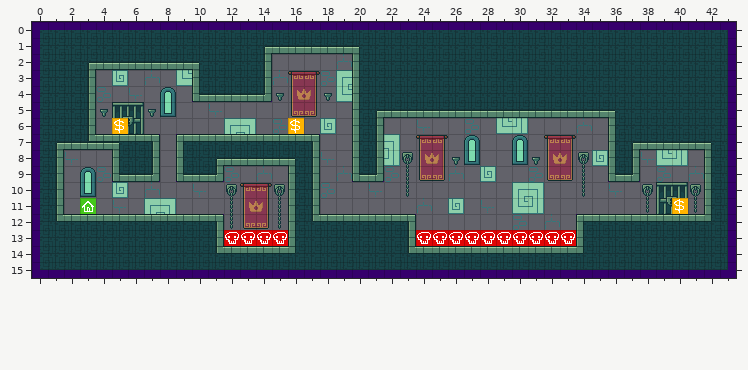
Two versions of a level (Tiled map, src/assets/tiled/maps/level6.tmx). That is the earlier state.
Cells are 16x16 px. Shown: x 0..43, y 0..15.
After:
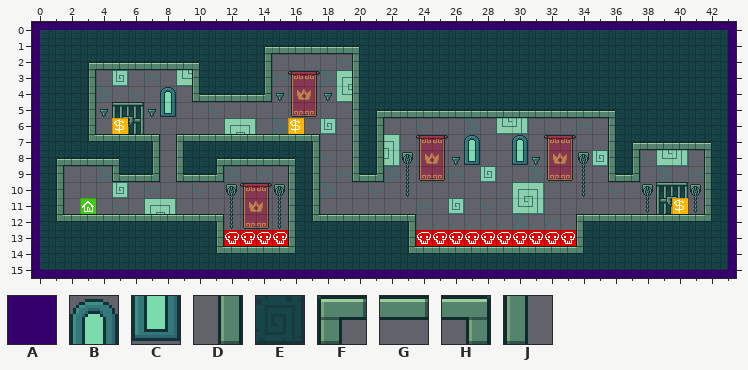
Key: from "tileset_colliders": A 8; from "tileset_decoration": B 0, C 6; from "tileset_walls": D 1, E 10, F 11, G 17, H 18, J 19.
_ is an empty cell.
The exact change:
Layer "layer_decoration":
y 9: x 3 B -> _
y 10: x 3 C -> _
Layer "layer_walls_physics":
y 8: x 2..4 ___ -> AAA
Layer "layer_walls_visual":
y 7: x 1..4 FGGH -> EEEE
y 8: x 1..4 J__D -> FGGH
Boxes around the changes in both pictures, in picture pixels (x1, y1, x2, y2):
changed: (56, 142, 112, 197)
